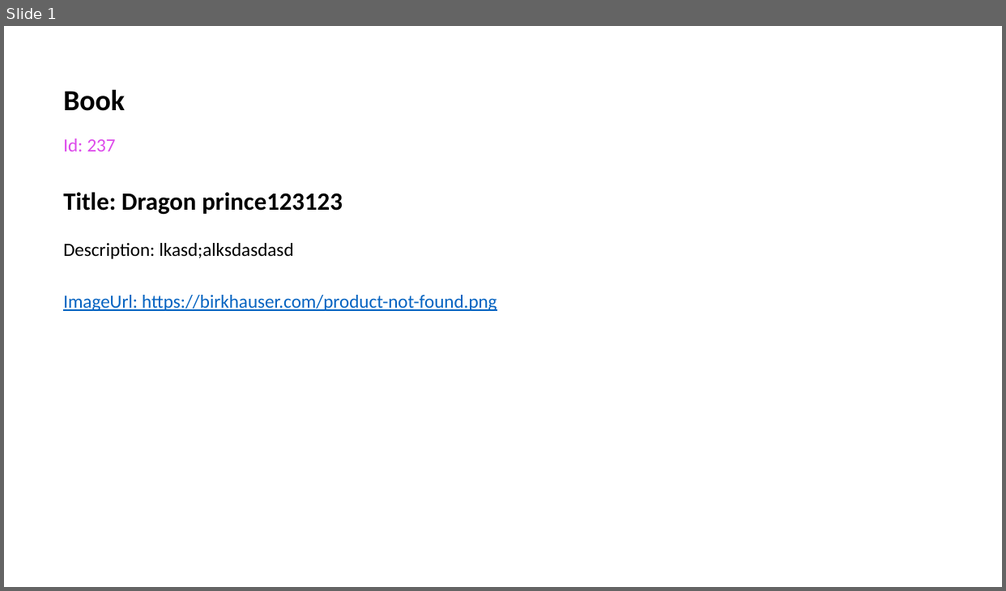
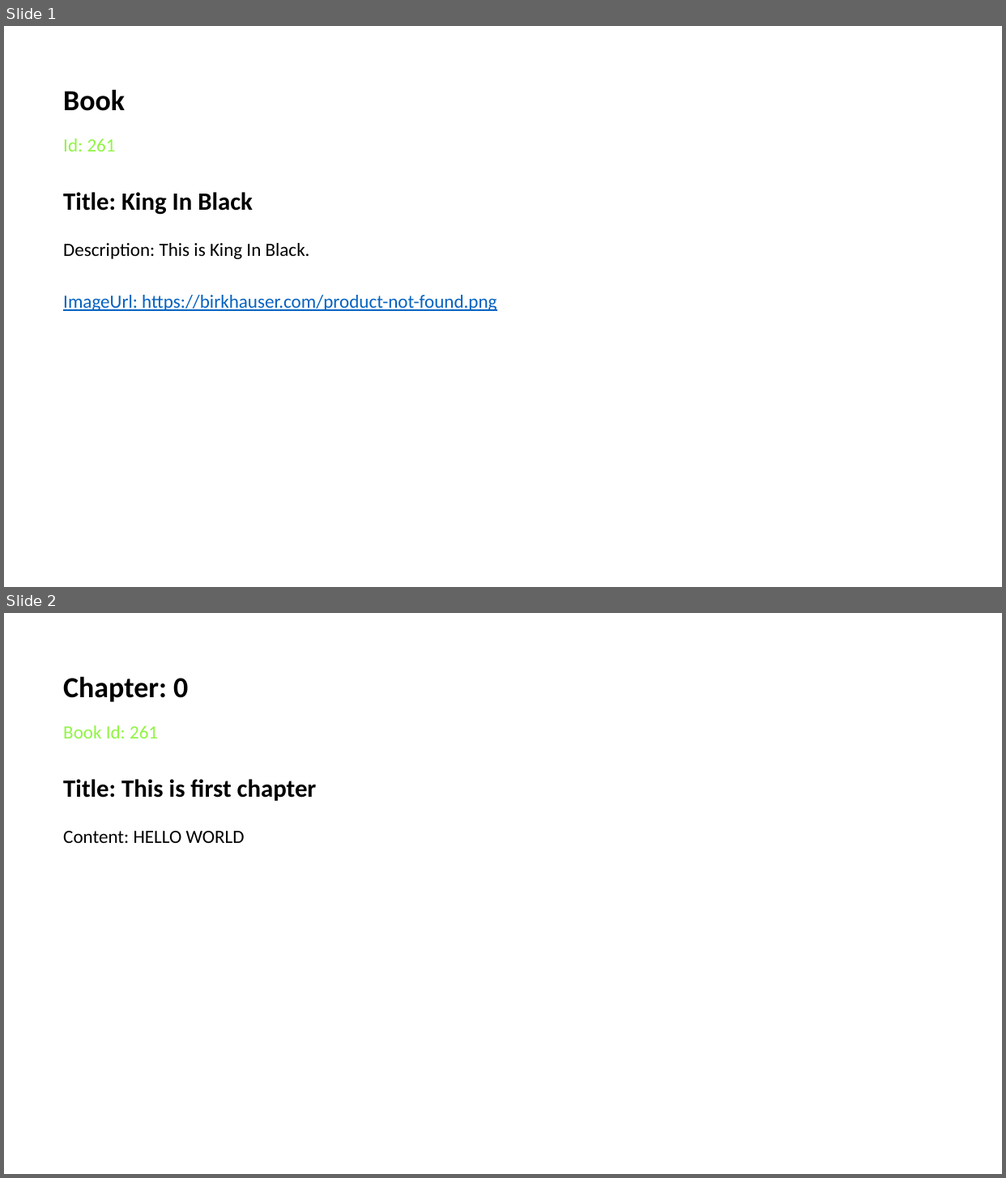
Before and after one commit to table-harmony/aspharmony, a slide deck: Storage/App_Data/Books/Solace.pptx. Shown one above the other, each under a label of ours: slide 1 before the commit, slides 1 and 2 after it. The pictures are 1006x591 and 1006x1178 pixels, drawn with LibreOffice and Linux fonts; fonts in the diff are those of the drawing. Boxes give left, top, right and bottom in pixels: in the first picture for what was removed or moved away, otherwise in the second. Text is boxed around its words. In the diff, an @@ line names an element or a change of style, - is before the commit and + after.

```diff
--- a/Storage/App_Data/Books/Solace.pptx
+++ b/Storage/App_Data/Books/Solace.pptx
@@ slide 2 added at (4,613,1002,1174), background #FFFFFF @@
@@ text added at (63,676,188,702), 28 pt, text #000000, bold @@
+Chapter: 0
@@ text added at (63,726,158,739), 18 pt, text #91F544 @@
+Book Id: 261
@@ text added at (63,779,317,801), 24 pt, text #000000, bold @@
+Title: This is first chapter
@@ text added at (63,831,245,843), 18 pt, text #000000 @@
+Content: HELLO WORLD
@@ slide 1 changed as well @@
@@ text at (63,139,116,152): text changed; text colour #DD49EB to #91F544 @@
-Id: 237
+Id: 261
@@ text at (63,192,253,215): text changed @@
-Title: Dragon prince123123
+Title: King In Black
@@ text at (63,243,310,259): text changed @@
-Description: lkasd;alksdasdasd
+Description: This is King In Black.
```
Also in this commit, not shown: 1 slide removed, 19 other files.
